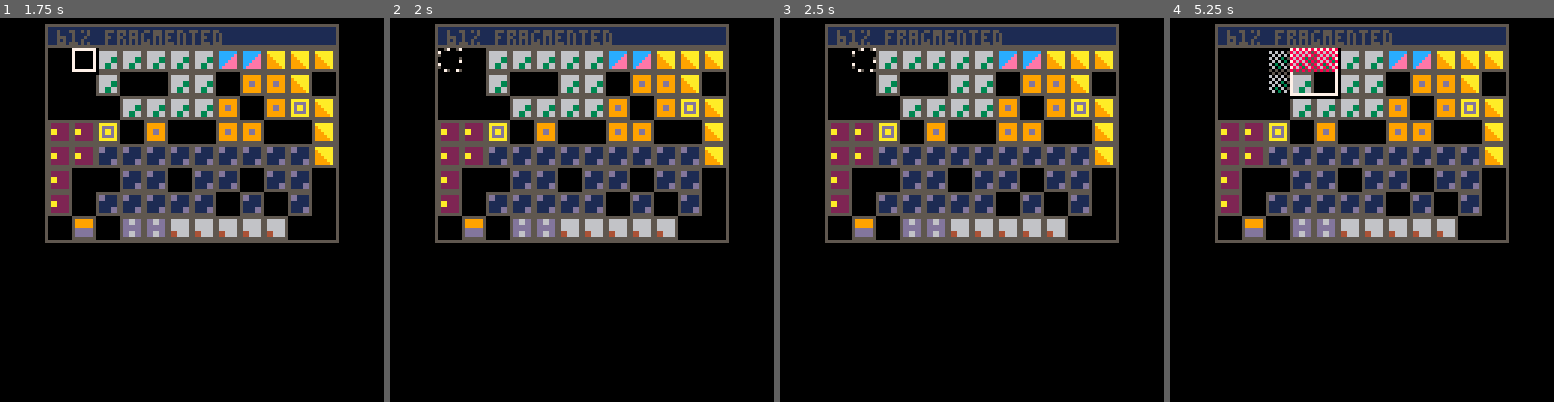
Above: before the commit, frames 1-4 (left to right).
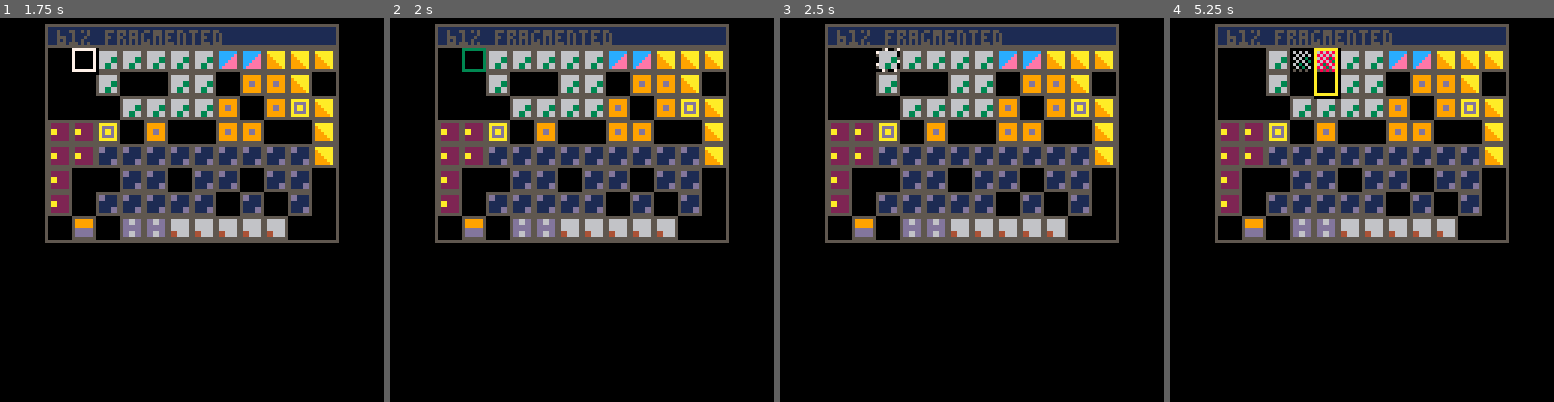
Above: after the commit, the same moments.

Repository: lkingsford/pico8-projects
Game: PICO-8 cartridge defrag.p8
The game is run twice, just before and just after one commit, with the same random seed, the same clock (stepped at 60 frames per second) and the same inputs.
Inputs:
- Up to frame 1 (1.75 s): tap X (X key) at 0.33, 1.07 s; tap O (Z key) at 0.7, 1.7 s; hold Right from 1.6 s (still down)
- Up to frame 2 (2 s): keep holding Right; tap X (X key) at 1.85 s
- Up to frame 3 (2.5 s): release Right at 2.1 s; tap O (Z key) at 2.1 s; hold Up 2.15-2.42 s; hold Right from 2.47 s (still down)
- Up to frame 4 (5.25 s): tap O (Z key) every 0.4 s from 2.5 to 4.9 s; tap X (X key) at 2.97, 4.08, 5.2 s; release Right at 3.03 s; hold Left 3.08-3.58 s; hold Down 3.63-3.97 s; hold Right 4.02-4.68 s; hold Up 4.73-5.03 s; hold Left from 5.08 s (still down)

Frame 1 is identical in both runs. In frame 2, 0.3% of the frame differs, in the area x 12-25%, y 7-15%; in frame 3, 0.2%; in frame 4, 1.5%, in the area x 25-44%, y 7-22%.

Commit message:
Part to tidy ui

Diff:
--- a/defrag.p8
+++ b/defrag.p8
@@ -69,6 +69,7 @@
 end
 
 frag = 100
+init_xr_csr={0,0}
 xy_csr={0,0}
 --0: selecting x/y
 --1: selecting w/h
@@ -77,7 +78,8 @@
 wh_csr={1,1}
 mv_csr={0,0}
 mv_rot=0
-fail_flash = 0
+fail_flash=0
+pass_flash=0
 
 function _update(dt)
  l,r,u,d,x,o=btnp(⬅️),btnp(➡️),btnp(⬆️),btnp(⬇️),btnp(❎),btnp(🅾️)
@@ -89,11 +91,31 @@
 		if (d) xy_csr[2]+=1
 		xy_csr[1]=min(max(0, xy_csr[1]), w-1)
 		xy_csr[2]=min(max(0, xy_csr[2]), h-1)
+		init_xy_csr={xy_csr[1],xy_csr[2]}
 		if (x) mode = 1
 	elseif mode==1 then
-	 if (l) wh_csr[1]-=1
-		if (r) wh_csr[1]+=1
-		if (u) wh_csr[2]-=1
+	 if l then
+			wh_csr[1]-=1
+			if xy_csr[1]>0 then
+				wh_csr[1]+=2
+				xy_csr[1]-=1
+			end
+		end
+		if r then
+			if xy_csr[1]<init_xy_csr[1] then
+			 wh_csr[1]-=1
+				xy_csr[1]+=1
+			else
+				wh_csr[1]+=1
+			end
+		end
+		if u then
+	 	wh_csr[2]-=1
+			if wh_csr[2]<1 and xy_csr[2]>0 then
+				wh_csr[2]+=2
+				xy_csr[2]-=1
+			end
+		end
 		if (d) wh_csr[2]+=1
 		wh_csr[1]=min(max(1, wh_csr[1]), w-xy_csr[1])
 		wh_csr[2]=min(max(1, wh_csr[2]), h-xy_csr[2])
@@ -122,6 +144,7 @@
 		 if mv_rot==0 and mv_csr[1]==xy_csr[1] and mv_csr[2]==xy_csr[2] then
 				--aborted
 				sfx(1)
+				wh_csr={1,1}
 				mode=0
 				return
 			end
@@ -131,6 +154,7 @@
 			end end
 			if not fits then
 				fail_flash=1
+				fail_flash_rect={mv_csr[1]*8,mv_csr[2]*8,mv_csr[1]*8+d[1]*8-1,mv_csr[2]*8+d[2]*8-1}
 				sfx(0)
 				return
 			end
@@ -143,7 +167,10 @@
 					end
 				end
 			end
-			printh("---")
+			pass_flash=1
+			pass_flash_rect={mv_csr[1]*8,mv_csr[2]*8,mv_csr[1]*8+d[1]*8-1,mv_csr[2]*8+d[2]*8-1}
+			wh_csr={1,1}
+			xy_csr=mv_csr
 			mode = 0
 		end
 	end
@@ -188,9 +215,26 @@
 		camera(-64+(w*4),-10)
 		rect(mv_csr[1]*8,mv_csr[2]*8,mv_csr[1]*8+d[1]*8,mv_csr[2]*8+d[2]*8,0)
 		rect(mv_csr[1]*8,mv_csr[2]*8,mv_csr[1]*8+d[1]*8-1,mv_csr[2]*8+d[2]*8-1,7)
-		for x=0,d[1]-1 do for y=0,d[2]-1 do
-			if (mget(x+mv_csr[1],y+mv_csr[2])!=0 and mget(x+32,y)!=0) spr(21,(x+mv_csr[1])*8,(y+mv_csr[2])*8)
-		end end
+		if not(mv_rot==0 and mv_csr[1]==xy_csr[1] and mv_csr[2]==xy_csr[2])then
+			for x=0,d[1]-1 do for y=0,d[2]-1 do
+				if (mget(x+mv_csr[1],y+mv_csr[2])!=0 and mget(x+32,y)!=0) spr(21,(x+mv_csr[1])*8,(y+mv_csr[2])*8)
+			end end
+		end
+	end
+	--animations
+	if fail_flash > 0 then
+		fail_flash -= 0.125
+		if (fail_flash >= .325) c = 8
+		if (fail_flash >= .5) c = 9
+		if (fail_flash >= .75) c = 10
+		rect(fail_flash_rect[1],fail_flash_rect[2],fail_flash_rect[3],fail_flash_rect[4],c)
+	end
+	if pass_flash >0 then
+		pass_flash -= 0.0625
+		if (pass_flash >= .125) c = 1
+		if (pass_flash >= .5) c = 3
+		if (pass_flash >= .75) c = 11
+		rect(pass_flash_rect[1],pass_flash_rect[2],pass_flash_rect[3],pass_flash_rect[4],c)
 	end
 	--score
 	camera()
